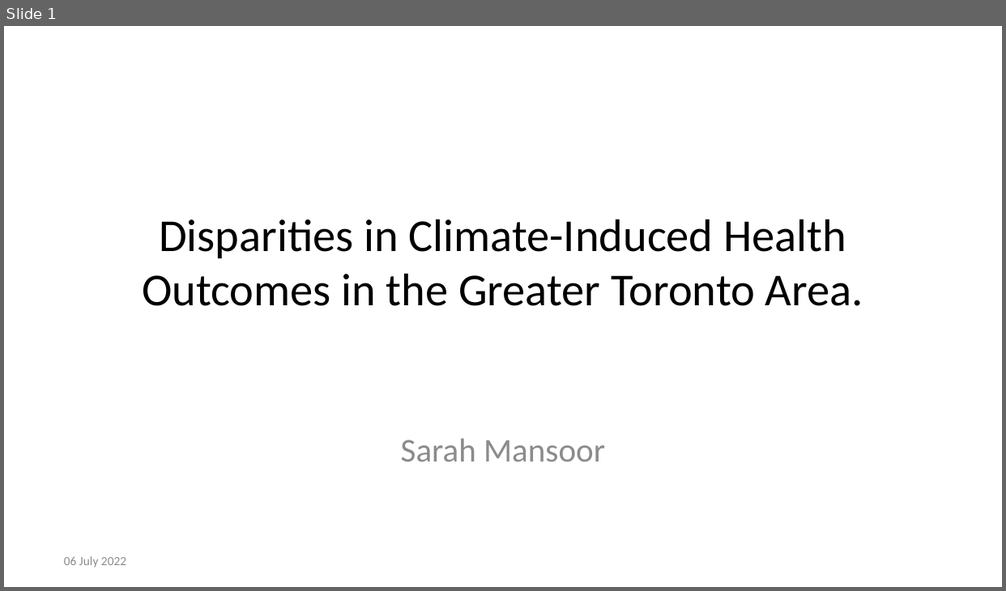
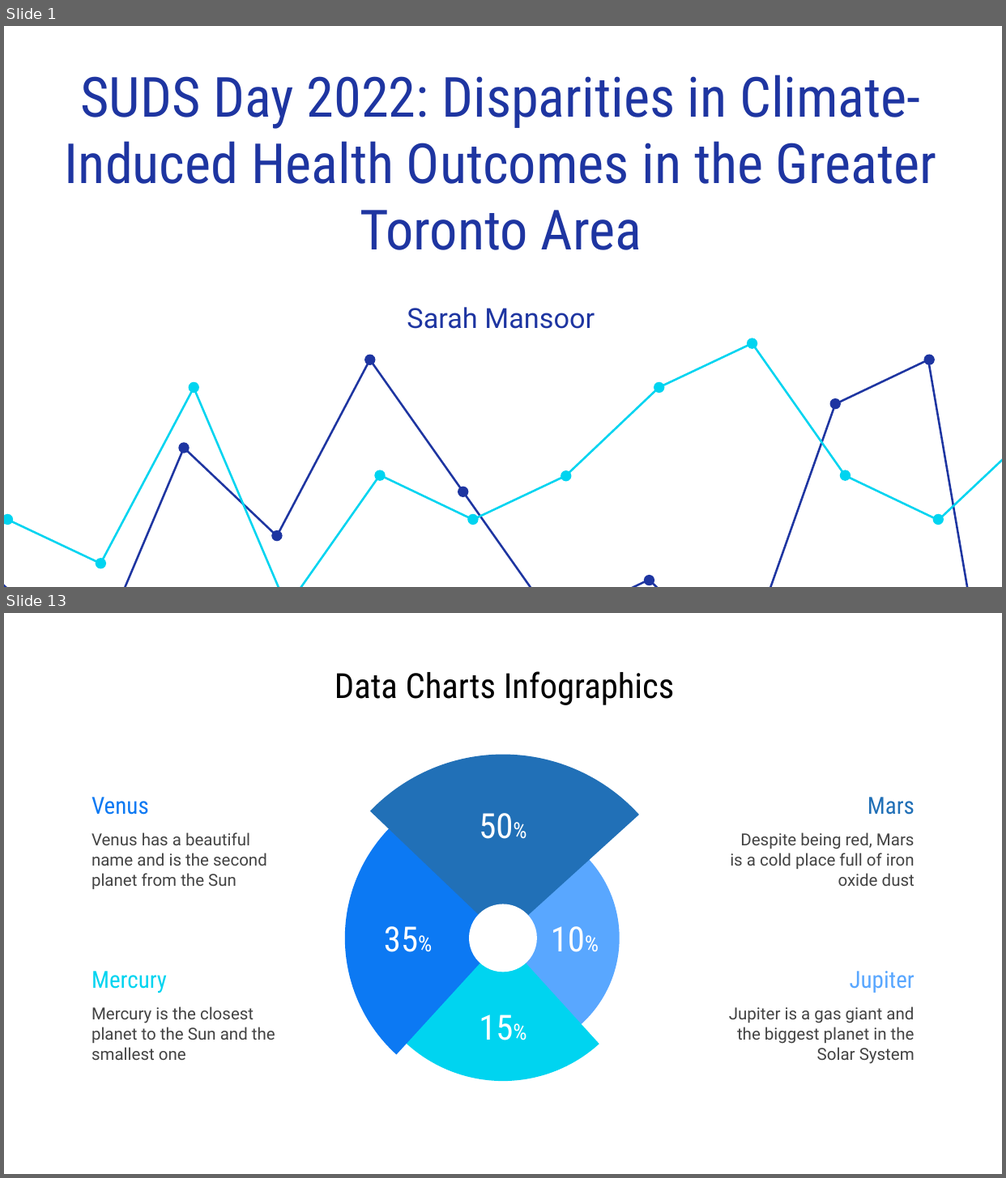
Before and after one commit to sarahmansoorr/SUDS2022, a slide deck: outputs/presentation/presentation.pptx. Shown one above the other, each under a label of ours: slide 1 before the commit, slides 1 and 13 after it; the slides between them are not shown. The pictures are 1006x591 and 1006x1178 pixels, drawn with LibreOffice and Linux fonts; fonts in the diff are those of the drawing. Boxes give left, top, right and bottom in pixels: in the first picture for what was removed or moved away, otherwise in the second. Text is boxed around its words. In the diff, an @@ line names an element or a change of style, - is before the commit and + after.

```diff
--- a/outputs/presentation/presentation.pptx
+++ b/outputs/presentation/presentation.pptx
@@ slide 13 added at [4,613,1002,1174], background #FFFFFF @@
@@ title added at [334,671,675,705], 25 pt, text #000000 @@
+Data Charts Infographics
@@ text added at [91,797,149,815], 17 pt, text #0C79F3 @@
+Venus
@@ text added at [867,797,914,815], 17 pt, text #2170B7 @@
+Mars
@@ text added at [91,833,267,889], 12 pt, text #434343 @@
+Venus has a beautiful name and is the second planet from the Sun
@@ text added at [730,833,914,886], 12 pt, text #434343 @@
+Despite being red, Mars is a cold place full of iron oxide dust
@@ group added at [319,755,687,1122]: 4 pie slice (boxed as its full ellipse)s, 4 texts, 1 ellipse @@
+10%
+15%
+35%
+50%
@@ text added at [91,971,167,993], 17 pt, text #00D4F0 @@
+Mercury
@@ text added at [850,971,914,993], 17 pt, text #59A7FF @@
+Jupiter
@@ text added at [91,1007,275,1060], 12 pt, text #434343 @@
+Mercury is the closest planet to the Sun and the smallest one
@@ text added at [729,1007,914,1064], 12 pt, text #434343 @@
+Jupiter is a gas giant and the biggest planet in the Solar System
@@ slide 1 changed as well @@
@@ text at [65,75,936,250]: text changed; size 33 to 40 pt; font Calibri to Roboto Condensed; text colour #000000 to #1E35A1 @@
-Disparities in Climate-Induced Health Outcomes in the Greater Toronto Area.
+SUDS Day 2022: Disparities in Climate-Induced Health Outcomes in the Greater Toronto Area
@@ subtitle "Sarah Mansoor": place and size @@
-subtitle "Sarah Mansoor" at [401,438,605,462]
+subtitle "Sarah Mansoor" at [407,307,594,329]
@@ subtitle "Sarah Mansoor" at [407,307,594,329]: size 24 to 20 pt, font Calibri to Roboto, text colour #8C8C8C to #1E35A1; less space between paragraphs; vertical alignment top to middle @@
@@ group added at [4,354,989,587]: 7 ellipses, 1 freeform shape @@
@@ group added at [4,339,1002,587]: 10 ellipses, 1 freeform shape @@
@@ text removed at [64,557,126,568] @@
-06 July 2022
```
Also in this commit, not shown: 32 other slides added, 4 slides removed, 1 other file.
